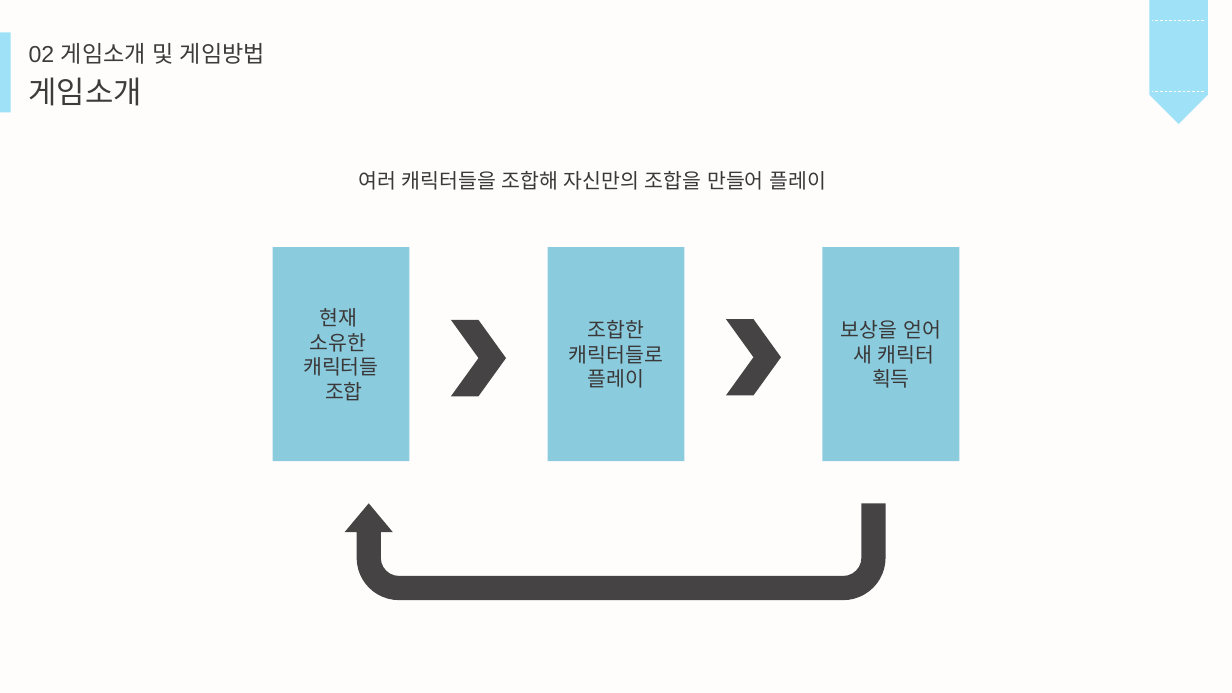
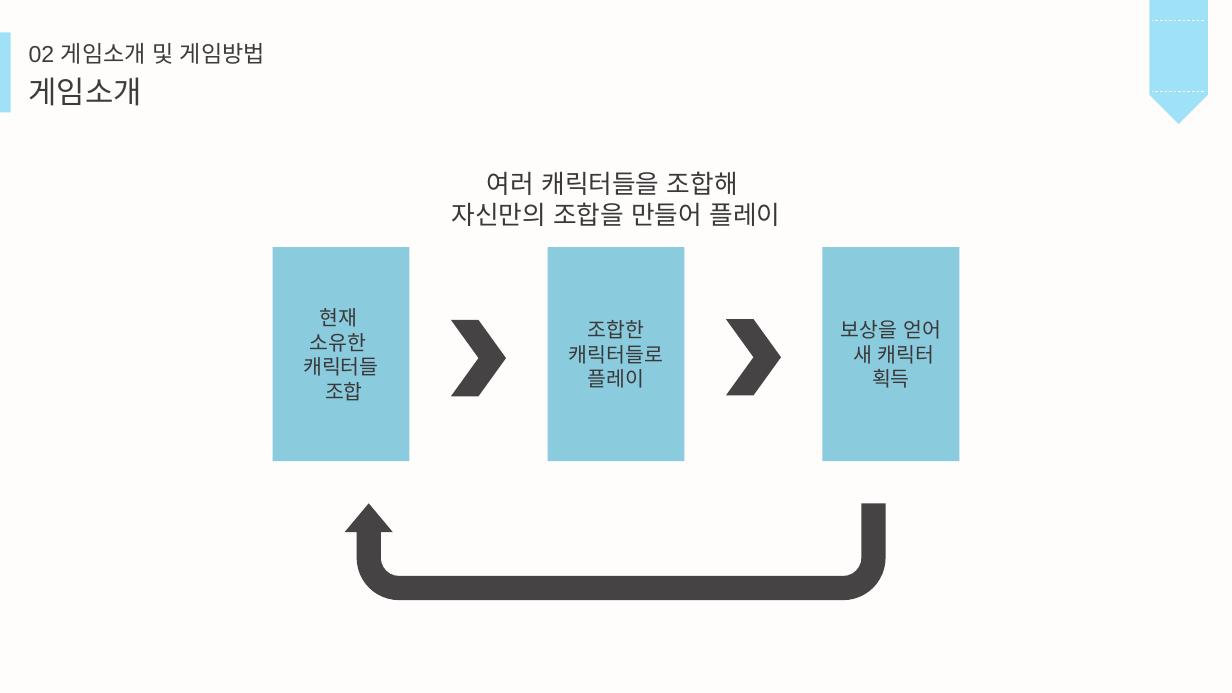
Before and after one commit to dmsdn16/kpu_projects, a slide deck: slide 6 of 졸업작품 제안서/졸업작품 초안 세이브 (3).pptx. Drawn at 1232x693 pixels with LibreOffice and Linux fonts; fonts in the diff are those of the drawing; background and template pictures are left out. Boxes give left, top, right and bottom in pixels: in the first picture for what was removed or moved away, otherwise in the second. Text is boxed around its words. In the diff, an @@ line names an element or a change of style, - is before the commit and + after.

```diff
--- a/졸업작품 제안서/졸업작품 초안 세이브 (3).pptx
+++ b/졸업작품 제안서/졸업작품 초안 세이브 (3).pptx
@@ text at bbox=[451, 171, 780, 226]: text changed; size 16 to 20 pt @@
-여러 캐릭터들을 조합해 자신만의 조합을 만들어 플레이
+여러 캐릭터들을 조합해
+자신만의 조합을 만들어 플레이
```
Also in this commit, not shown: 7 other slides changed, 1 other file.
